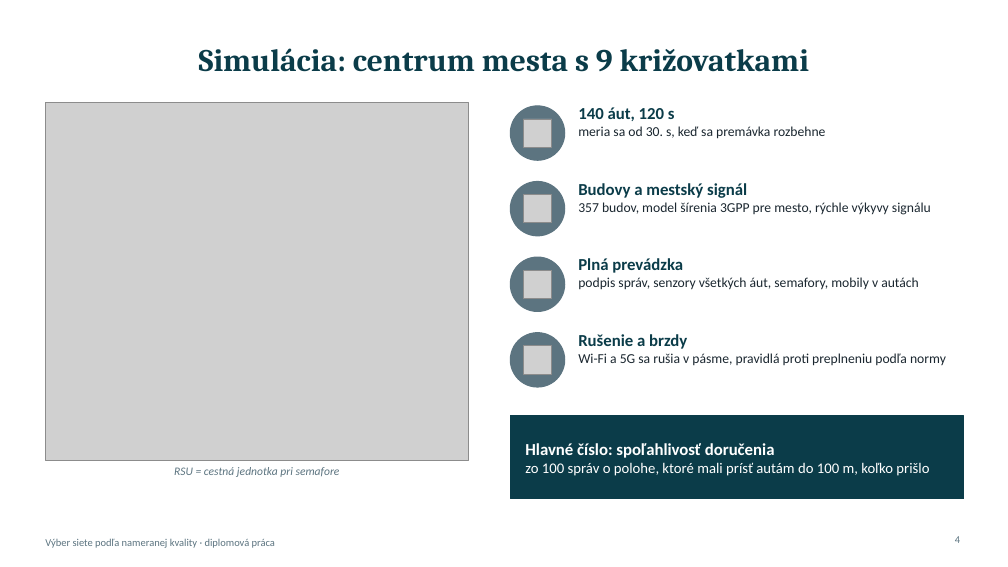
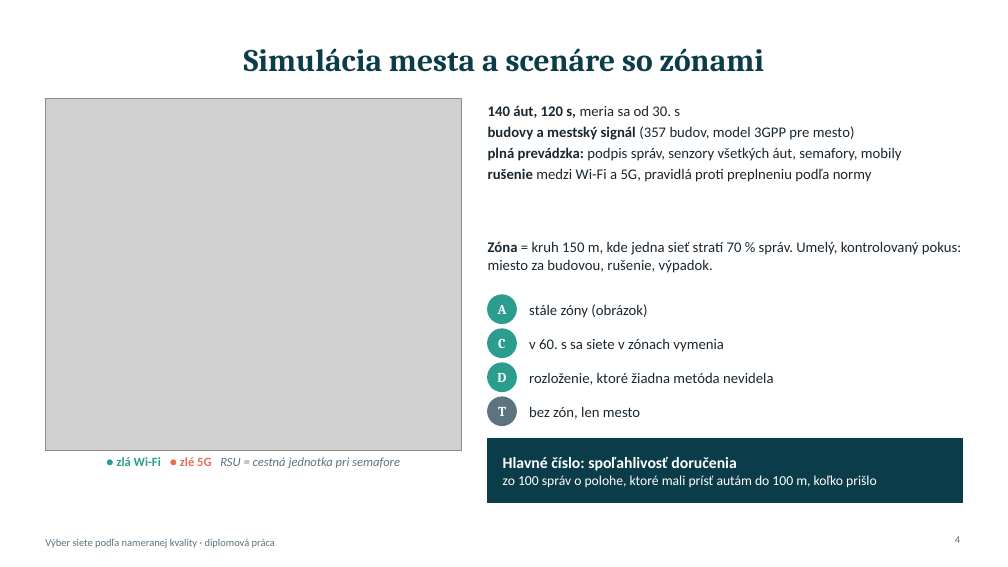
Before and after one commit to MartinGregor/XGREGORM_DP, a slide deck: slide 4 of xgregorm_prezentacia/xgregorm_priebeh_prace.pptx. Drawn at 1008x567 pixels with LibreOffice and Linux fonts; fonts in the diff are those of the drawing; grey boxes stand for pictures. Boxes give left, top, right and bottom in pixels: in the first picture for what was removed or moved away, otherwise in the second. Text is boxed around its words. In the diff, an @@ line names an element or a change of style, - is before the commit and + after.

```diff
--- a/xgregorm_prezentacia/xgregorm_priebeh_prace.pptx
+++ b/xgregorm_prezentacia/xgregorm_priebeh_prace.pptx
@@ title at [244,48,764,72]: text changed @@
-Simulácia: centrum mesta s 9 križovatkami
+Simulácia mesta a scenáre so zónami
@@ picture: place and size @@
-picture at [45,102,469,461]
+picture at [45,98,461,451]
@@ text added at [488,105,902,182], 14 pt, text #1B2730 @@
+• 140 áut, 120 s, meria sa od 30. s
+• budovy a mestský signál (357 budov, model 3GPP pre mesto)
+• plná prevádzka: podpis správ, senzory všetkých áut, semafory, mobily
+• rušenie medzi Wi-Fi a 5G, pravidlá proti preplneniu podľa normy
@@ ellipse removed at [510,106,565,160] @@
@@ picture removed at [523,119,551,147] @@
@@ text removed at [578,107,826,139] @@
-140 áut, 120 s
-meria sa od 30. s, keď sa premávka rozbehne
@@ ellipse removed at [510,181,565,236] @@
@@ picture removed at [523,194,551,222] @@
@@ text removed at [578,183,931,215] @@
-Budovy a mestský signál
-357 budov, model šírenia 3GPP pre mesto, rýchle výkyvy signálu
@@ text added at [488,241,961,273], 14 pt, text #1B2730 @@
+Zóna = kruh 150 m, kde jedna sieť stratí 70 % správ. Umelý, kontrolovaný pokus: miesto za budovou, rušenie, výpadok.
@@ ellipse removed at [510,257,565,312] @@
@@ text removed at [578,258,919,290] @@
-Plná prevádzka
-podpis správ, senzory všetkých áut, semafory, mobily v autách
@@ ellipse added at [488,295,516,324], fill #2A9D8F, outline #2A9D8F 1 pt @@
@@ picture removed at [523,270,551,298] @@
@@ ellipse added at [488,329,516,358], fill #2A9D8F, outline #2A9D8F 1 pt @@
@@ text added at [498,305,507,314], 13 pt, text #FFFFFF, bold @@
+A
@@ text added at [529,304,647,318], 14 pt, text #1B2730 @@
+stále zóny (obrázok)
@@ text added at [498,339,506,348], 13 pt, text #FFFFFF, bold @@
+C
@@ picture removed at [523,346,551,374] @@
@@ text added at [529,339,724,352], 14 pt, text #1B2730 @@
+v 60. s sa siete v zónach vymenia
@@ text removed at [578,334,946,366] @@
-Rušenie a brzdy
-Wi-Fi a 5G sa rušia v pásme, pravidlá proti preplneniu podľa normy
@@ ellipse added at [488,363,516,392], fill #2A9D8F, outline #2A9D8F 1 pt @@
@@ text added at [497,373,506,382], 13 pt, text #FFFFFF, bold @@
+D
@@ text added at [529,372,773,385], 14 pt, text #1B2730 @@
+rozloženie, ktoré žiadna metóda nevidela
@@ ellipse: place and size @@
-ellipse at [510,333,565,387]
+ellipse at [488,397,516,426]
@@ text added at [498,407,506,416], 13 pt, text #FFFFFF, bold @@
+T
@@ text added at [529,406,640,419], 14 pt, text #1B2730 @@
+bez zón, len mesto
@@ rectangle: place and size @@
-rectangle at [510,416,964,499]
+rectangle at [488,439,963,503]
@@ text "Hlavné číslo: spoľahlivosť doručenia": place and size @@
-text "Hlavné číslo: spoľahlivosť doručenia" at [525,443,929,476]
+text "Hlavné číslo: spoľahlivosť doručenia" at [503,457,877,488]
@@ text "Hlavné číslo: spoľahlivosť doručenia" at [503,457,877,488]: size 16 to 15 pt in "Hlavné číslo: spoľahlivosť doručenia"; size 14 to 13 pt in "zo 100 správ o polohe, ktoré mali ..." @@
@@ text at [117,457,400,468]: text changed; size 11 to 12 pt @@
-RSU = cestná jednotka pri semafore
+● zlá Wi-Fi ● zlé 5G RSU = cestná jednotka pri semafore
```
Also in this commit, not shown: 9 other slides changed, 6 other files.
